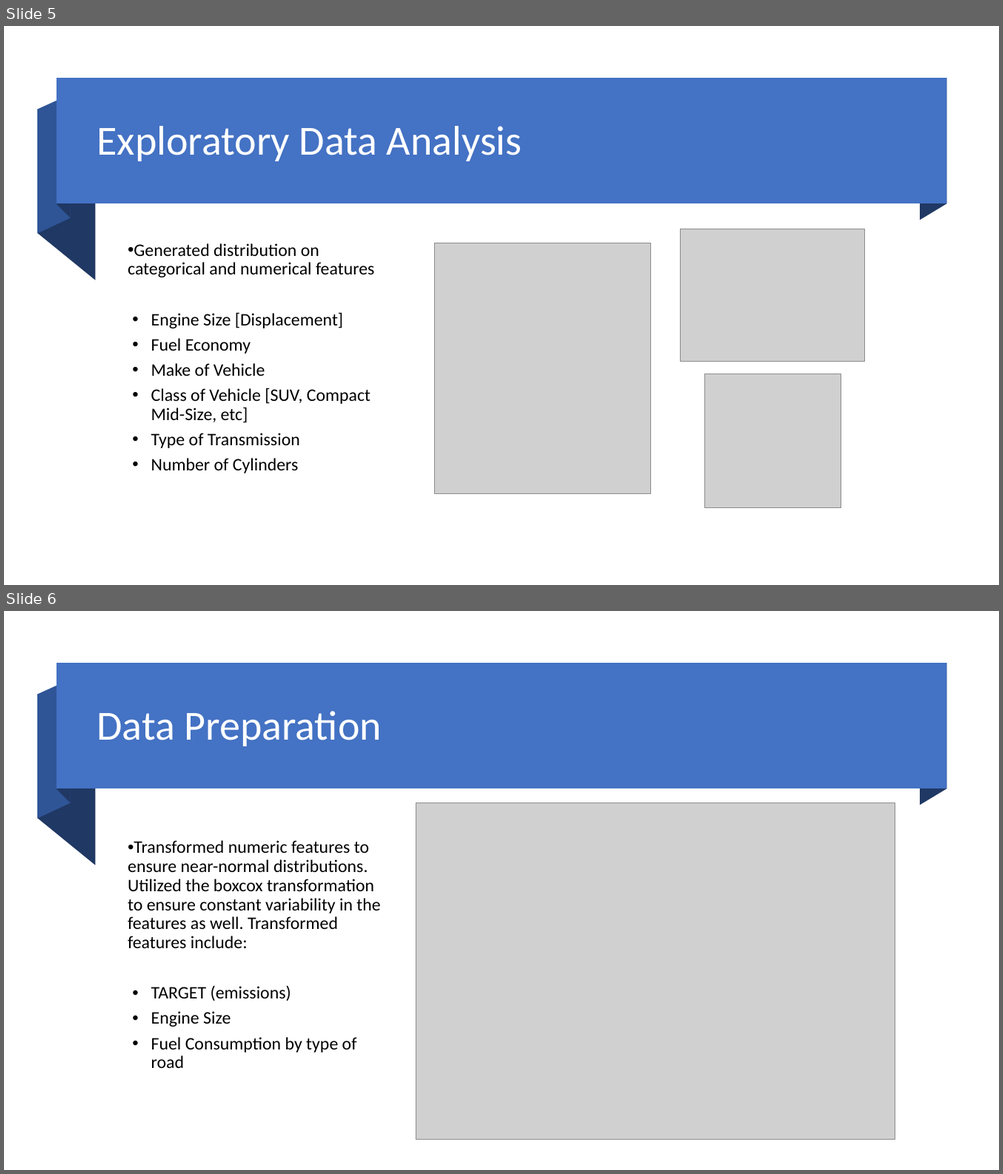
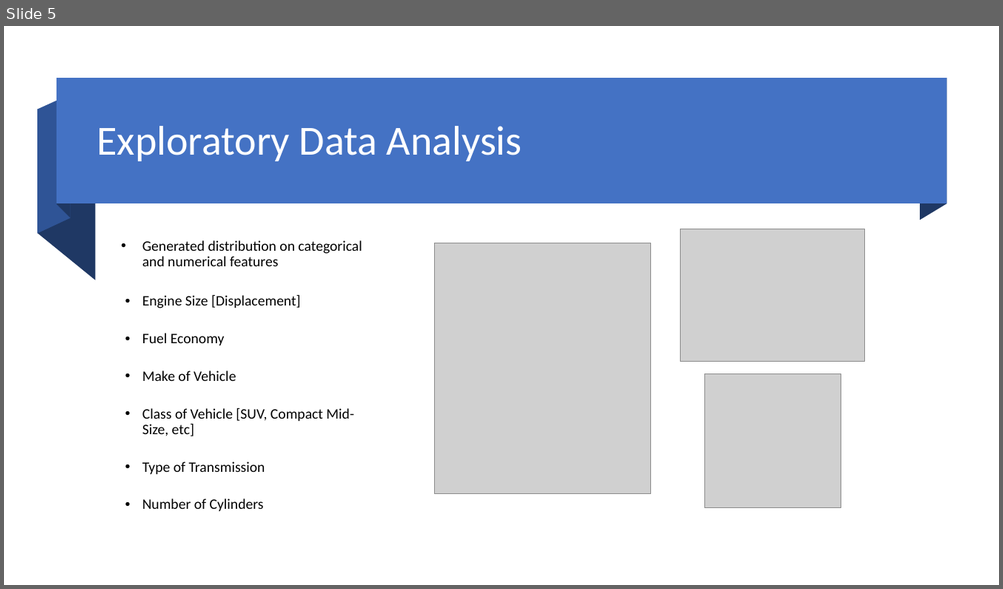
Before and after one commit to djlofland/DS621_F2020_Group3, a slide deck: Final Project/Group_3_FinalProject.pptx. Shown one above the other, each under a label of ours: slides 5 and 6 before the commit, slide 5 after it. The pictures are 1003x1174 and 1003x589 pixels, drawn with LibreOffice and Linux fonts; fonts in the diff are those of the drawing; grey boxes stand for pictures. Boxes give left, top, right and bottom in pixels: in the first picture for what was removed or moved away, otherwise in the second. Text is boxed around its words. In the diff, an @@ line names an element or a change of style, - is before the commit and + after.

```diff
--- a/Final Project/Group_3_FinalProject.pptx
+++ b/Final Project/Group_3_FinalProject.pptx
@@ slide 6 removed at box(4, 611, 999, 1170), background #FFFFFF @@
@@ group removed at box(37, 664, 946, 866): 4 freeform shapes, 1 rectangle @@
@@ title removed at box(97, 711, 381, 746) @@
-Data Preparation
@@ picture removed at box(416, 803, 895, 1140) @@
@@ text removed at box(128, 840, 380, 1068) @@
-• Transformed numeric features to ensure near-normal distributions. Utilized the boxcox transformation to ensure constant variability in the features as well. Transformed features include:
-• TARGET (emissions)
-• Engine Size
-• Fuel Consumption by type of road
@@ slide 5 changed as well @@
@@ text "Generated distribution on categorical and ...": place and size @@
-text "Generated distribution on categorical and ..." at box(128, 244, 374, 474)
+text "Generated distribution on categorical and ..." at box(142, 241, 361, 511)
@@ text "Generated distribution on categorical and ..." at box(142, 241, 361, 511): size 17 to 14 pt; indent changed; less space between paragraphs @@
```
Also in this commit, not shown: 5 other slides changed, 1 slide added, 2 other slides removed, 3 other files.
